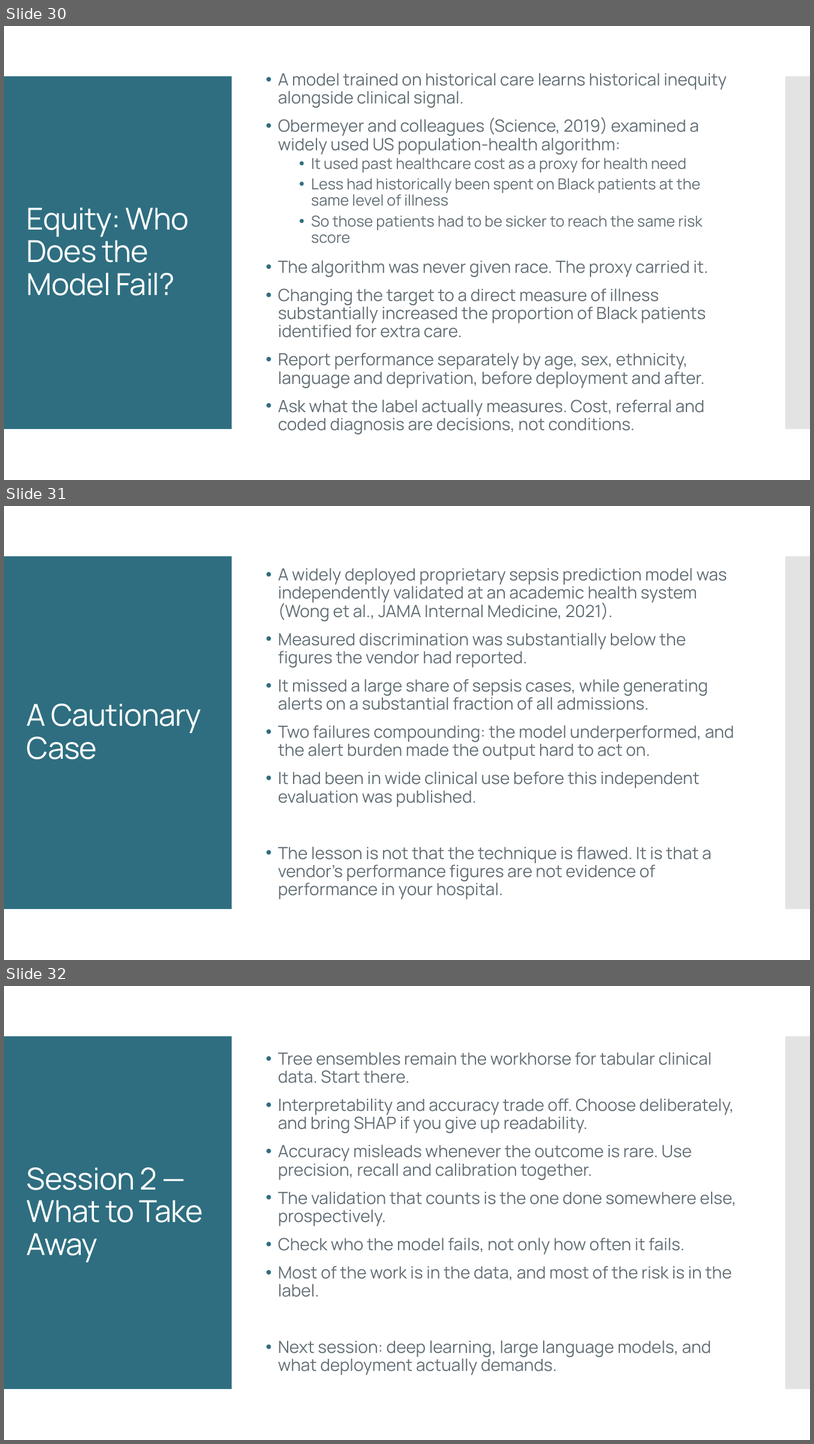
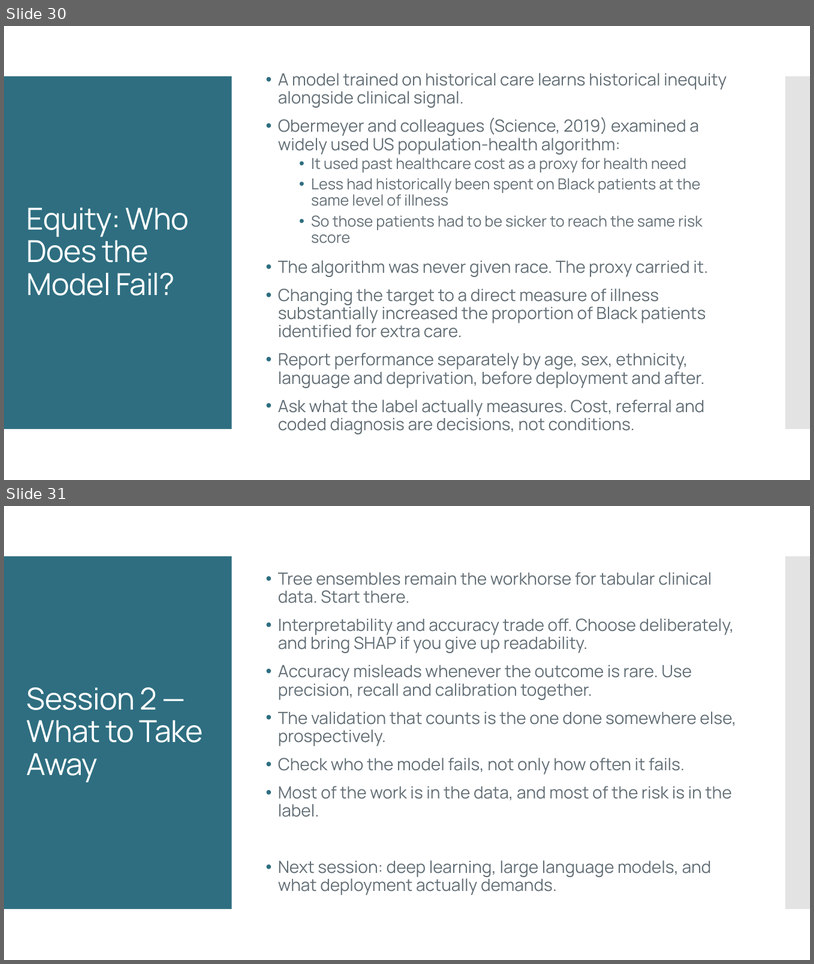
Before and after one commit to rgiffen/ai-fundamentals-healthcare, a slide deck: slides/AI Fundamentals for Healthcare - Session 2 - Classical Machine Learning.pptx. Shown one above the other, each under a label of ours: slides 30, 31 and 32 before the commit, slides 30 and 31 after it. The pictures are 814x1444 and 814x964 pixels, drawn with LibreOffice and Linux fonts; fonts in the diff are those of the drawing. Boxes give left, top, right and bottom in pixels: in the first picture for what was removed or moved away, otherwise in the second. Text is boxed around its words. In the diff, an @@ line names an element or a change of style, - is before the commit and + after.

```diff
--- a/slides/AI Fundamentals for Healthcare - Session 2 - Classical Machine Learning.pptx
+++ b/slides/AI Fundamentals for Healthcare - Session 2 - Classical Machine Learning.pptx
@@ slide 31 removed at (4,506,810,960), background #FFFFFF; not listed: 2 template elements that a slide beside it also shows @@
@@ text removed at (278,568,735,899) @@
-• A widely deployed proprietary sepsis prediction model was independently validated at an academic health system (Wong et al., JAMA Internal Medicine, 2021).
-• Measured discrimination was substantially below the figures the vendor had reported.
-• It missed a large share of sepsis cases, while generating alerts on a substantial fraction of all admissions.
-• Two failures compounding: the model underperformed, and the alert burden made the output hard to act on.
-• It had been in wide clinical use before this independent evaluation was published.
-• The lesson is not that the technique is flawed. It is that a vendor's performance figures are not evidence of performance in your hospital.
@@ title removed at (27,703,201,759) @@
-A Cautionary Case
@@ what was slide 32 is now slide 31 @@
```
Also in this commit, not shown: 2 slides changed, 5 other files.
